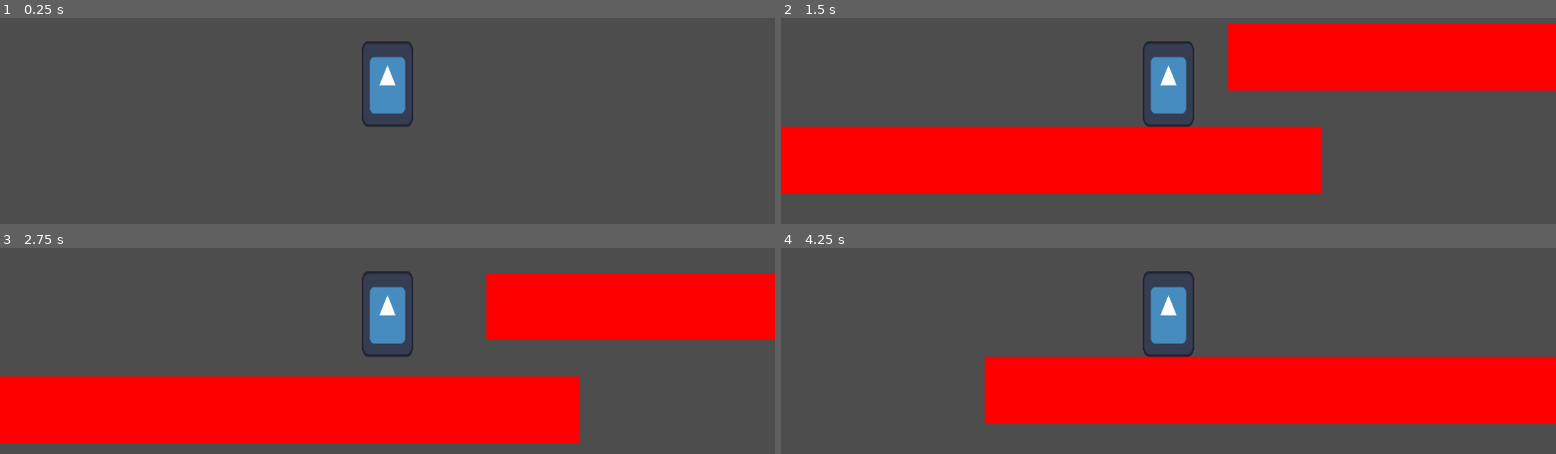
Above: before the commit, frames 1-4 (two rows, left to right).
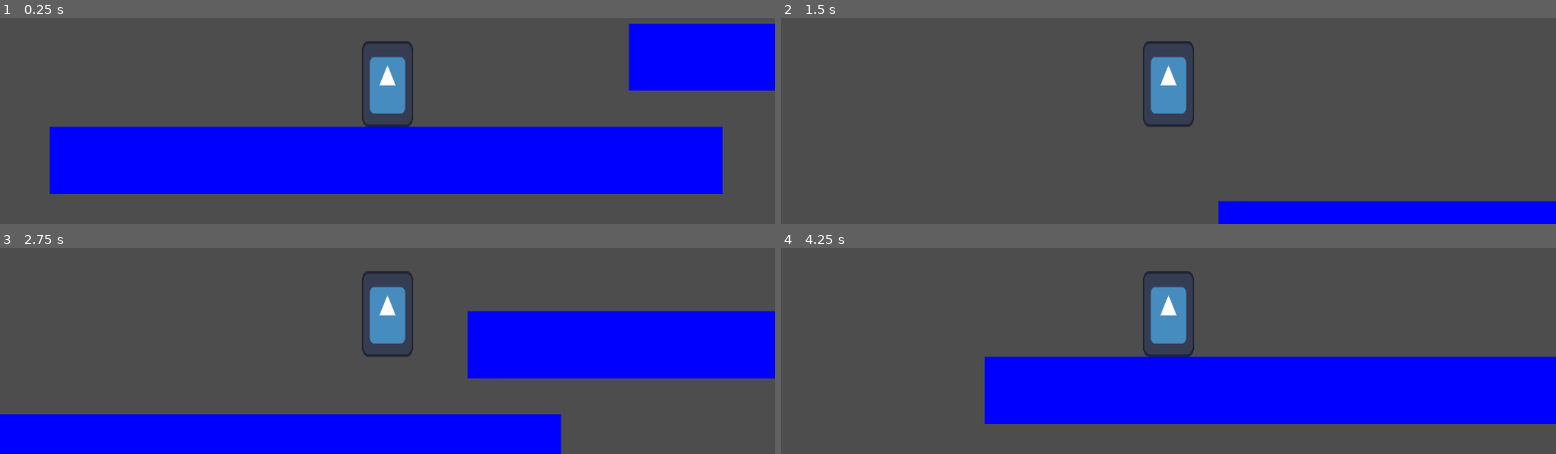
Above: after the commit, the same moments.

Repository: moaatt2/My-First-Game
Game: Godot game, scene res://scenes/world.tscn
Same seed, same stepped clock (60 frames per second), same inputs: the game is played once before the commit and once after it. The engine's default icon, where the game draws it, is replaced by a stand-in: a white triangle on a blue panel in a dark square.
Inputs:
- Up to frame 1 (0.25 s): no input
- Up to frame 2 (1.5 s): hold D (move_right) from 0.53 s (still down); tap Space (jump) at 0.77 s
- Up to frame 3 (2.75 s): tap Space (jump) at 1.52 s; release D (move_right) at 2.03 s; hold A (move_left) from 2.03 s (still down)
- Up to frame 4 (4.25 s): release A (move_left) at 2.78 s; hold D (move_right) from 2.78 s (still down); tap Space (jump) at 3.02, 3.77 s

The runs differ from the first frame. In frame 1, 35% of the frame differs, in the area x 6-100%, y 2-86%; in frame 2, 42%; in frame 3, 48%, in the area x 0-100%, y 12-100%; in frame 4, 24%.

Commit message:
Change platform color and have player start on platform.

Diff:
--- a/scenes/world.tscn
+++ b/scenes/world.tscn
@@ -12,13 +12,13 @@
 position = Vector2(-25, -376)
 
 [node name="Player" parent="." instance=ExtResource("1_nnsk1")]
-position = Vector2(596, 510)
+position = Vector2(611, 905)
 
 [node name="Platform" type="StaticBody2D" parent="."]
 position = Vector2(609, 957)
 
 [node name="MeshInstance2D" type="MeshInstance2D" parent="Platform"]
-modulate = Color(1, 0, 0, 1)
+modulate = Color(0, 0, 1, 1)
 mesh = SubResource("QuadMesh_nnsk1")
 
 [node name="CollisionShape2D" type="CollisionShape2D" parent="Platform"]
@@ -29,7 +29,7 @@
 position = Vector2(1470, 803)
 
 [node name="MeshInstance2D" type="MeshInstance2D" parent="Platform2"]
-modulate = Color(1, 0, 0, 1)
+modulate = Color(0, 0, 1, 1)
 mesh = SubResource("QuadMesh_nnsk1")
 
 [node name="CollisionShape2D" type="CollisionShape2D" parent="Platform2"]
